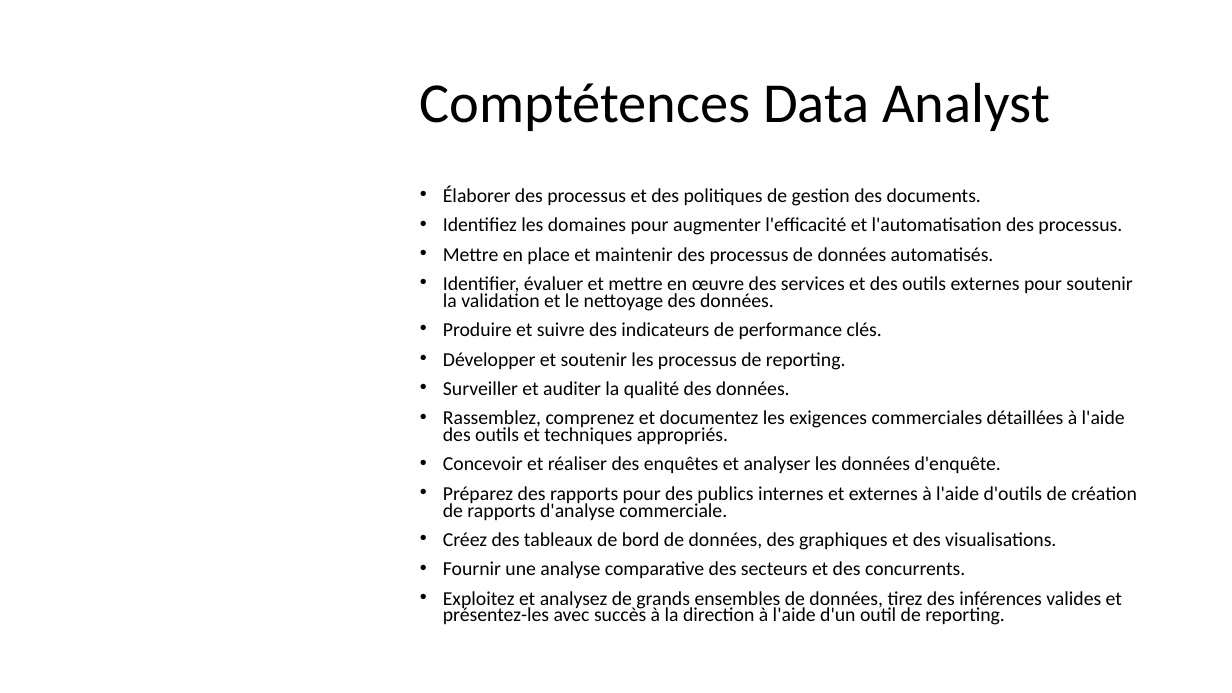
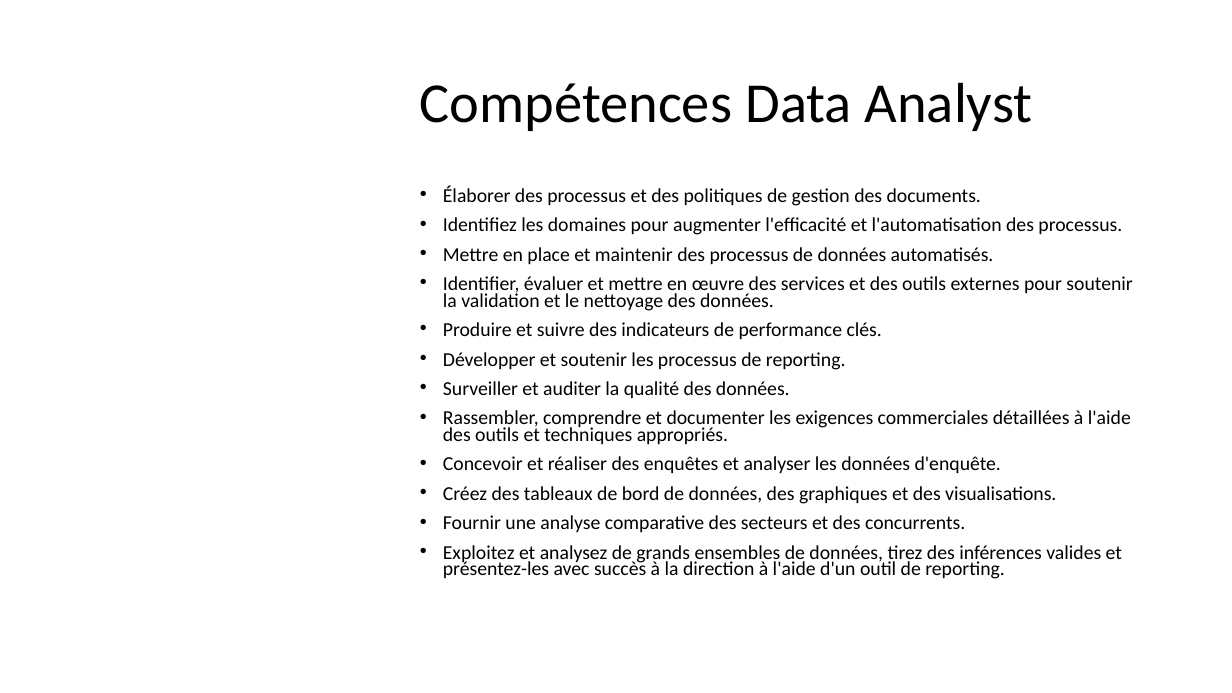
Before and after one commit to Solifred38/cv, a slide deck: slide 17 of Profiles_jobs_it.pptx (slide 13 before the commit). Drawn at 1232x693 pixels with LibreOffice and Linux fonts; fonts in the diff are those of the drawing; background and template pictures are left out. Boxes give left, top, right and bottom in pixels: in the first picture for what was removed or moved away, otherwise in the second. Text is boxed around its words. In the diff, an @@ line names an element or a change of style, - is before the commit and + after.

```diff
--- a/Profiles_jobs_it.pptx
+++ b/Profiles_jobs_it.pptx
@@ title at (x1=420, y1=82, x2=1033, y2=131): text changed @@
-Comptétences Data Analyst
+Compétences Data Analyst
@@ text at (x1=443, y1=410, x2=1131, y2=445): text changed @@
-• Rassemblez, comprenez et documentez les exigences commerciales détaillées à l'aide des outils et techniques appropriés.
+• Rassembler, comprendre et documenter les exigences commerciales détaillées à l'aide des outils et techniques appropriés.
@@ text at (x1=443, y1=486, x2=1137, y2=521): paragraph removed @@
-• Préparez des rapports pour des publics internes et externes à l'aide d'outils de création de rapports d'analyse commerciale.
```
Also in this commit, not shown: 19 other slides changed, 15 slides added.
